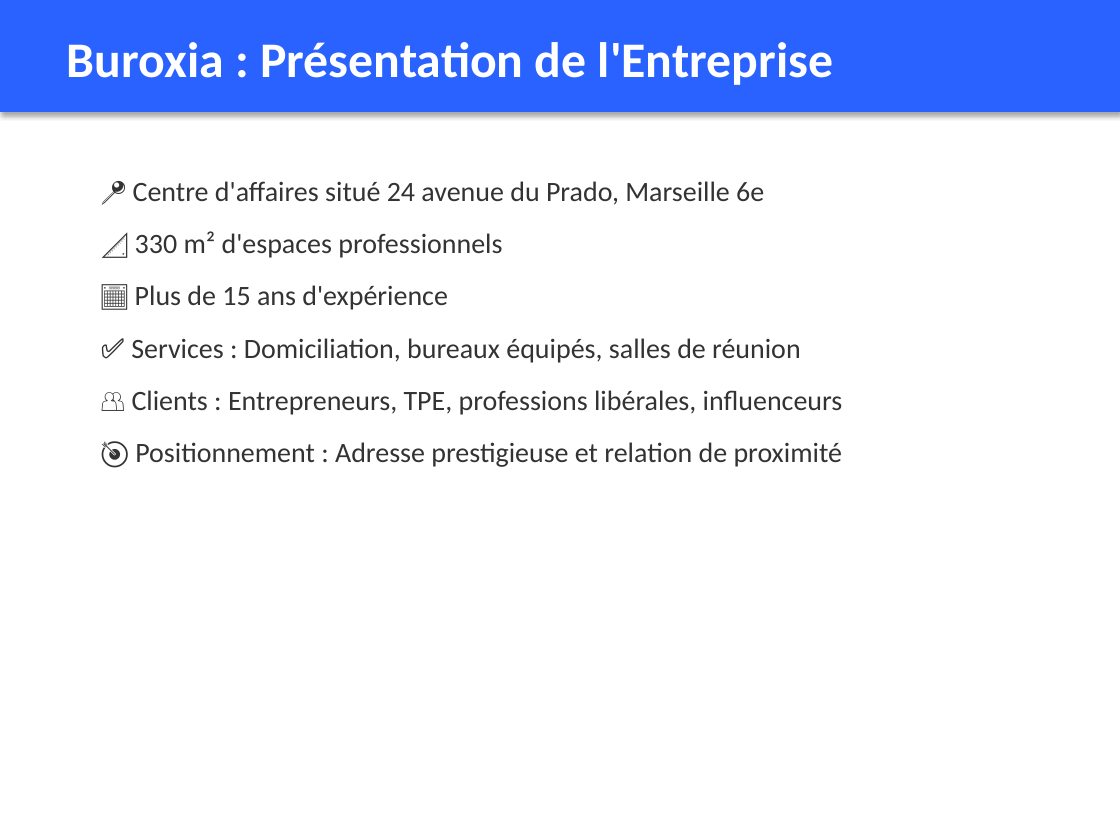
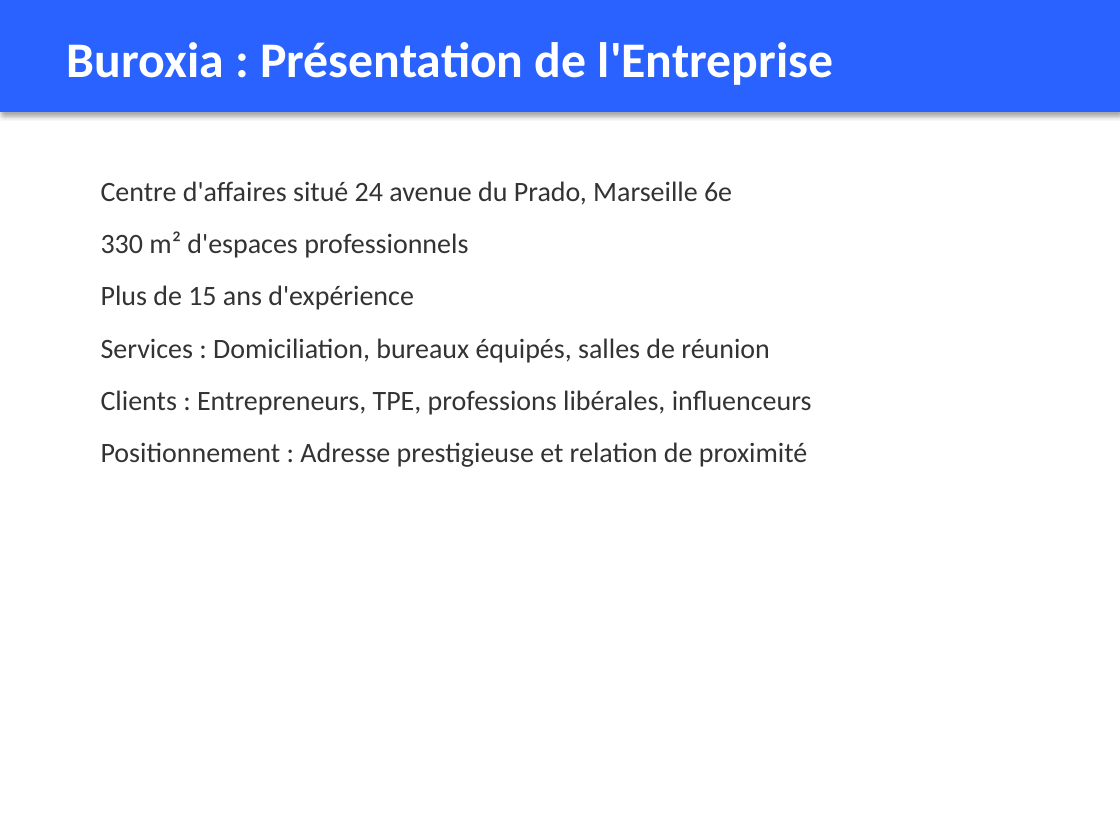
Before and after one commit to DOCK221/lbdmuser.github.io, a slide deck: slide 4 of Soutenance_Mouhamadou_Sow_B3_CDI.pptx. Drawn at 1120x840 pixels with LibreOffice and Linux fonts; fonts in the diff are those of the drawing. Boxes give left, top, right and bottom in pixels: in the first picture for what was removed or moved away, otherwise in the second. Text is boxed around its words. In the diff, an @@ line names an element or a change of style, - is before the commit and + after.

```diff
--- a/Soutenance_Mouhamadou_Sow_B3_CDI.pptx
+++ b/Soutenance_Mouhamadou_Sow_B3_CDI.pptx
@@ text at <box>101,181,812,467</box>: text changed @@
-📍 Centre d'affaires situé 24 avenue du Prado, Marseille 6e
-📐 330 m² d'espaces professionnels
-📅 Plus de 15 ans d'expérience
-✅ Services : Domiciliation, bureaux équipés, salles de réunion
-👥 Clients : Entrepreneurs, TPE, professions libérales, influenceurs
-🎯 Positionnement : Adresse prestigieuse et relation de proximité
+Centre d'affaires situé 24 avenue du Prado, Marseille 6e
+330 m² d'espaces professionnels
+Plus de 15 ans d'expérience
+Services : Domiciliation, bureaux équipés, salles de réunion
+Clients : Entrepreneurs, TPE, professions libérales, influenceurs
+Positionnement : Adresse prestigieuse et relation de proximité
```
Also in this commit, not shown: 20 other slides changed, 2 other files.
